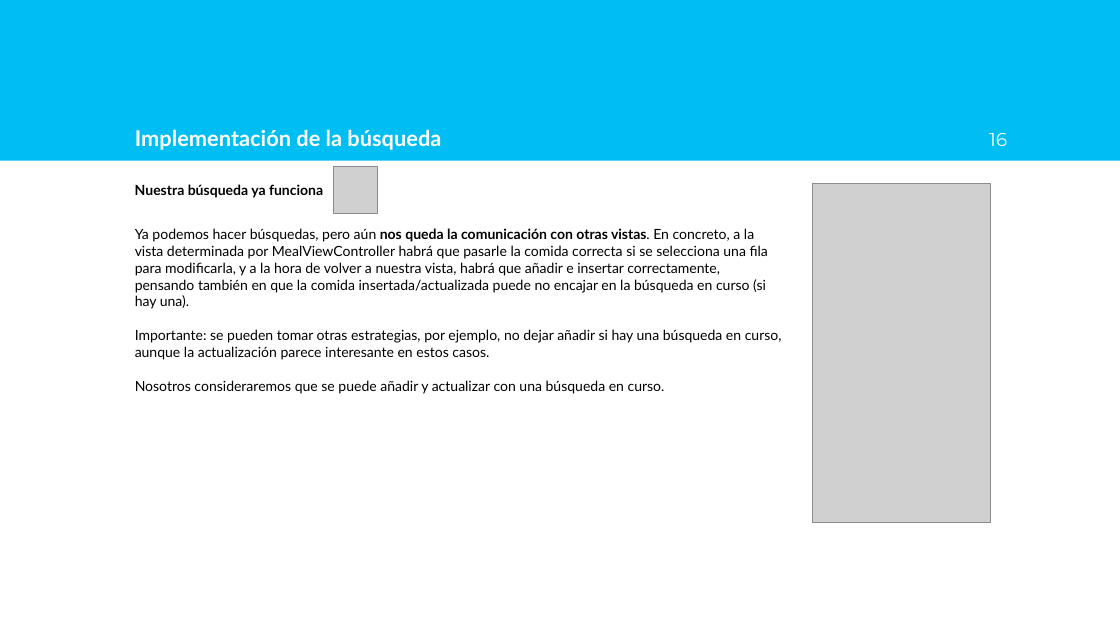
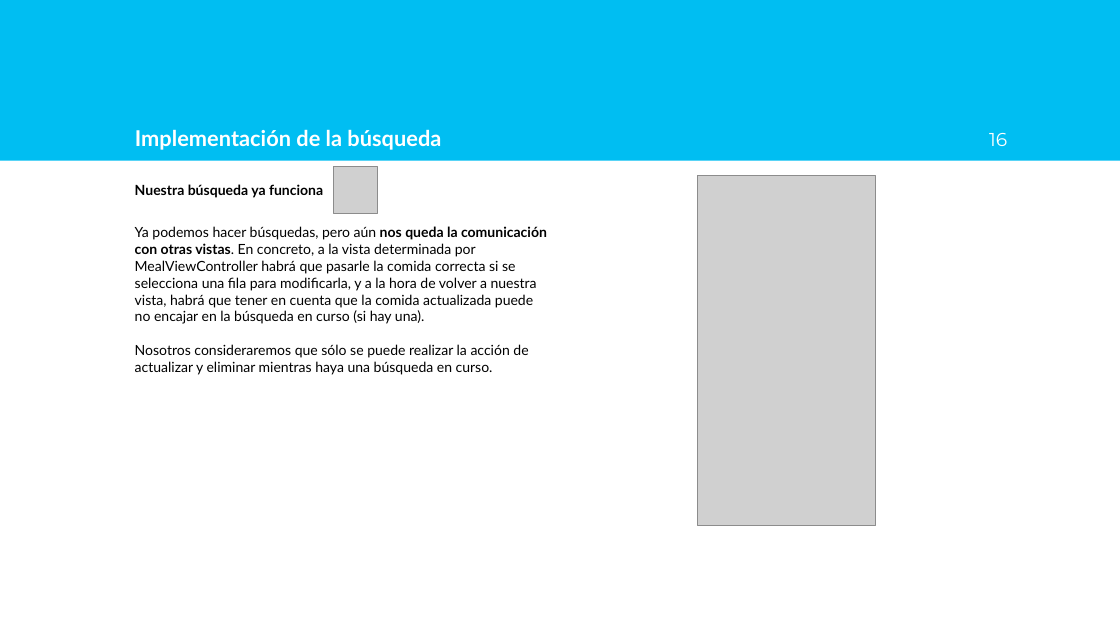
Before and after one commit to AlfonsoLRz/iOS_SearchBar, a slide deck: slide 16 of doc/Presentación.pptx. Drawn at 1120x630 pixels with LibreOffice and Linux fonts; fonts in the diff are those of the drawing; grey boxes stand for pictures; background and template pictures are left out. Boxes give left, top, right and bottom in pixels: in the first picture for what was removed or moved away, otherwise in the second. Text is boxed around its words. In the diff, an @@ line names an element or a change of style, - is before the commit and + after.

```diff
--- a/doc/Presentación.pptx
+++ b/doc/Presentación.pptx
@@ picture added at bbox=[698, 176, 876, 525] @@
@@ picture removed at bbox=[812, 184, 990, 522] @@
@@ text at bbox=[135, 226, 547, 375]: text changed @@
-Ya podemos hacer búsquedas, pero aún nos queda la comunicación con otras vistas. En concreto, a la vista determinada por MealViewController habrá que pasarle la comida correcta si se selecciona una fila para modificarla, y a la hora de volver a nuestra vista, habrá que añadir e insertar correctamente, pensando también en que la comida insertada/actualizada puede no encajar en la búsqueda en curso (si hay una).
-Importante: se pueden tomar otras estrategias, por ejemplo, no dejar añadir si hay una búsqueda en curso, aunque la actualización parece interesante en estos casos.
-Nosotros consideraremos que se puede añadir y actualizar con una búsqueda en curso.
+Ya podemos hacer búsquedas, pero aún nos queda la comunicación con otras vistas. En concreto, a la vista determinada por MealViewController habrá que pasarle la comida correcta si se selecciona una fila para modificarla, y a la hora de volver a nuestra vista, habrá que tener en cuenta que la comida actualizada puede no encajar en la búsqueda en curso (si hay una).
+Nosotros consideraremos que sólo se puede realizar la acción de actualizar y eliminar mientras haya una búsqueda en curso.
```
Also in this commit, not shown: 9 other slides changed, 3 other files.
